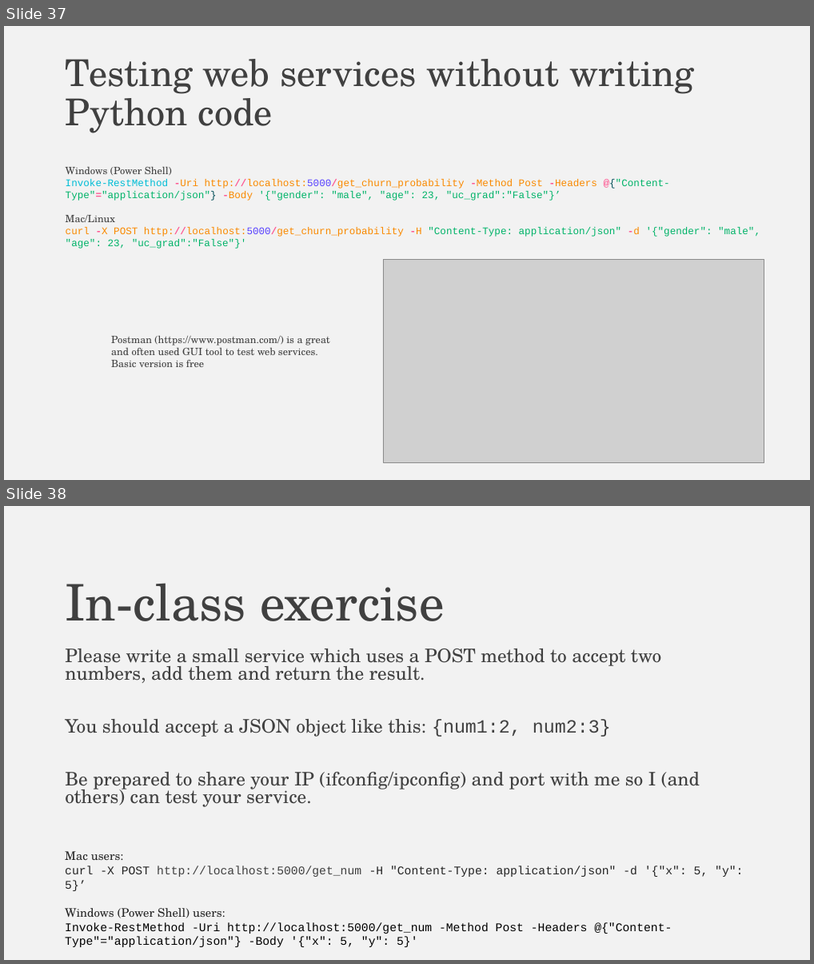
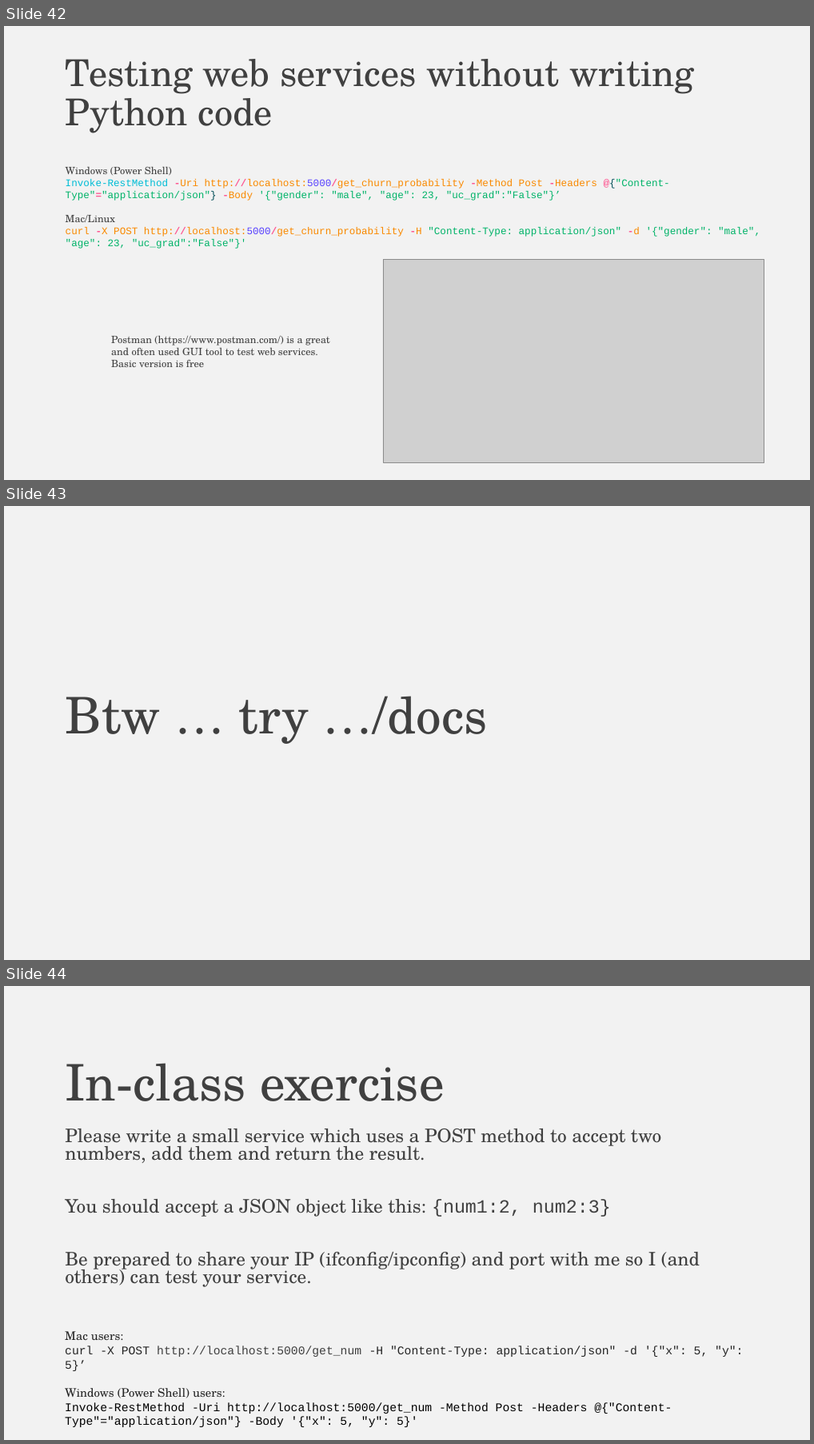
Before and after one commit to falconair/ProgrammingForAnalytics, a slide deck: lectures/075_web_under_the_hood/The web, under the hood.pptx. Shown one above the other, each under a label of ours: slides 37 and 38 before the commit, slides 42, 43 and 44 after it. The pictures are 814x964 and 814x1444 pixels, drawn with LibreOffice and Linux fonts; fonts in the diff are those of the drawing; grey boxes stand for pictures. Boxes give left, top, right and bottom in pixels: in the first picture for what was removed or moved away, otherwise in the second. Text is boxed around its words. In the diff, an @@ line names an element or a change of style, - is before the commit and + after.

```diff
--- a/lectures/075_web_under_the_hood/The web, under the hood.pptx
+++ b/lectures/075_web_under_the_hood/The web, under the hood.pptx
@@ slide 43 added at box(4, 506, 810, 960), background #F2F2F2 @@
@@ title added at box(66, 696, 487, 744), 60 pt, text #404040 @@
+Btw … try …/docs
@@ what was slide 37 is now slide 42 @@
@@ what was slide 38 is now slide 44 @@
```
Also in this commit, not shown: 9 slides changed, 6 other slides added, 1 slide removed, 4 other files.
